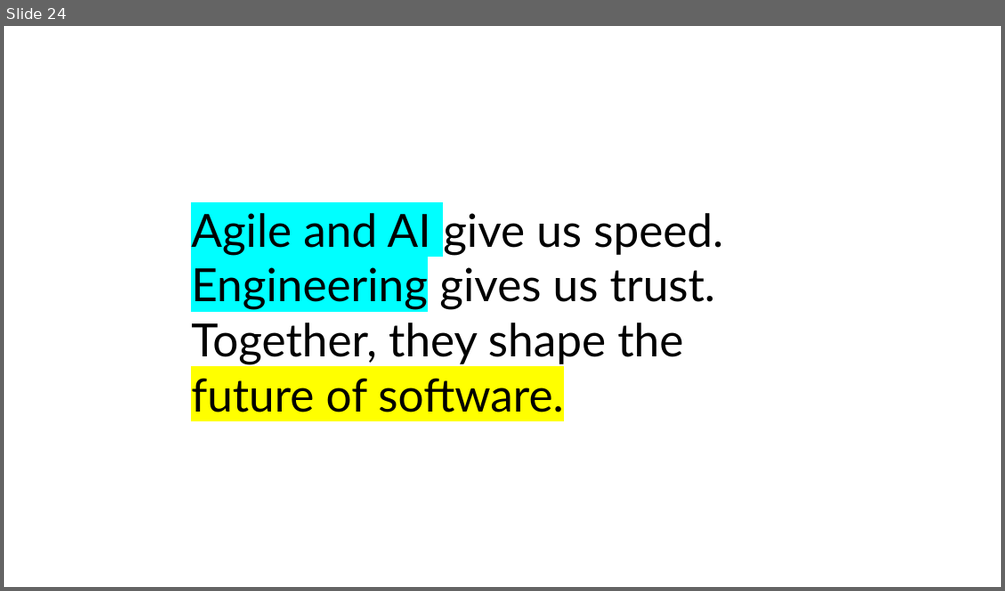
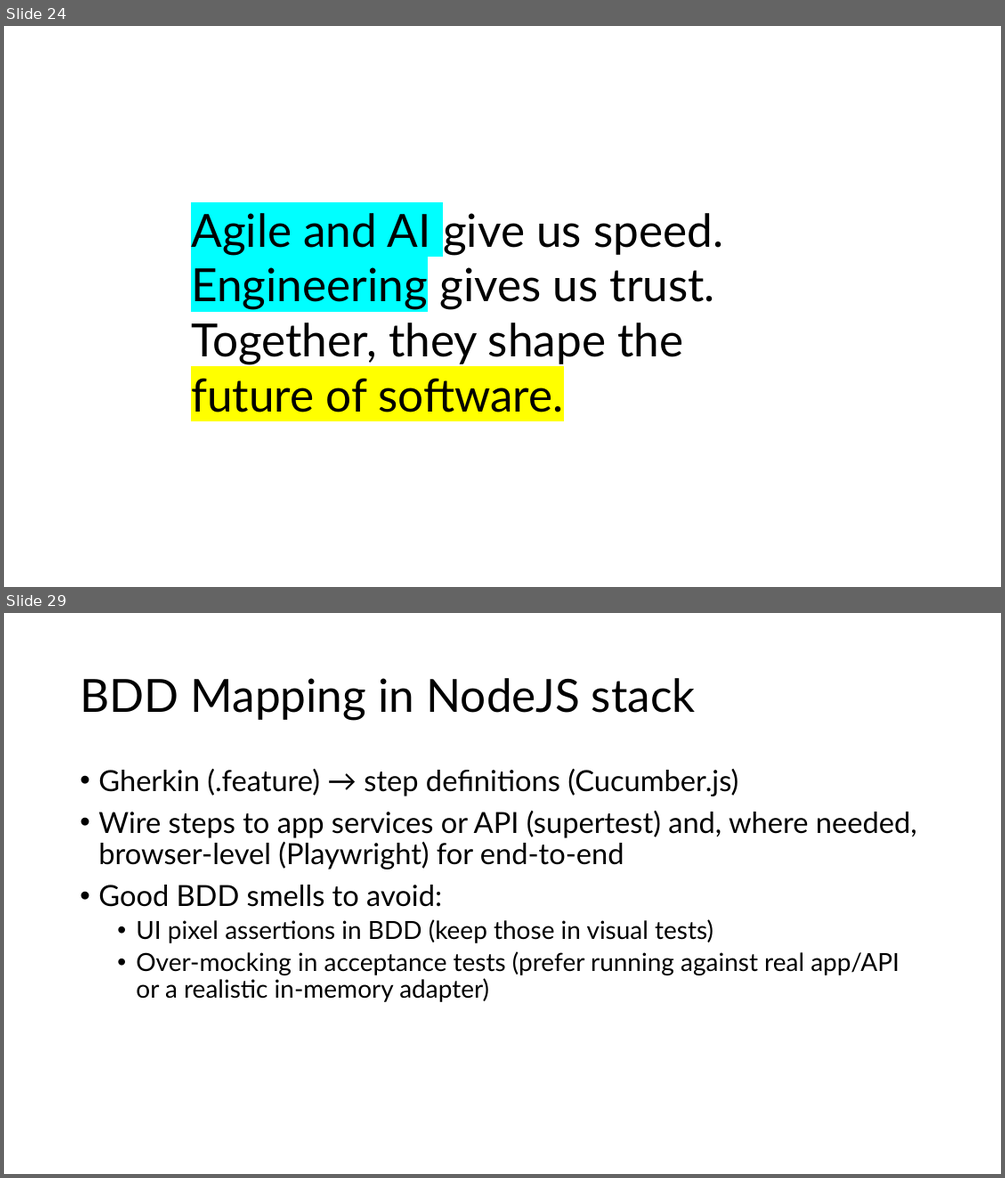
Before and after one commit to HeitorRoriz/NodeJS-Workshop, a slide deck: learning_material/Agile Software Engineering.pptx. Shown one above the other, each under a label of ours: slide 24 before the commit, slides 24 and 29 after it; the slides between them are not shown. The pictures are 1005x591 and 1005x1178 pixels, drawn with LibreOffice and Linux fonts; fonts in the diff are those of the drawing. Boxes give left, top, right and bottom in pixels: in the first picture for what was removed or moved away, otherwise in the second. Text is boxed around its words. In the diff, an @@ line names an element or a change of style, - is before the commit and + after.

```diff
--- a/learning_material/Agile Software Engineering.pptx
+++ b/learning_material/Agile Software Engineering.pptx
@@ slide 29 added at [4,613,1001,1174], background #FFFFFF @@
@@ title added at [80,678,696,720], 44 pt, text #000000 @@
+BDD Mapping in NodeJS stack
@@ text added at [98,769,917,1002], 28 pt, text #000000 @@
+• Gherkin (.feature) → step definitions (Cucumber.js)
+• Wire steps to app services or API (supertest) and, where needed, browser-level (Playwright) for end-to-end
+• Good BDD smells to avoid:
+  • UI pixel assertions in BDD (keep those in visual tests)
+  • Over-mocking in acceptance tests (prefer running against real app/API or a realistic in-memory adapter)
```
Also in this commit, not shown: 2 slides changed, 10 other slides added, 1 other file.
